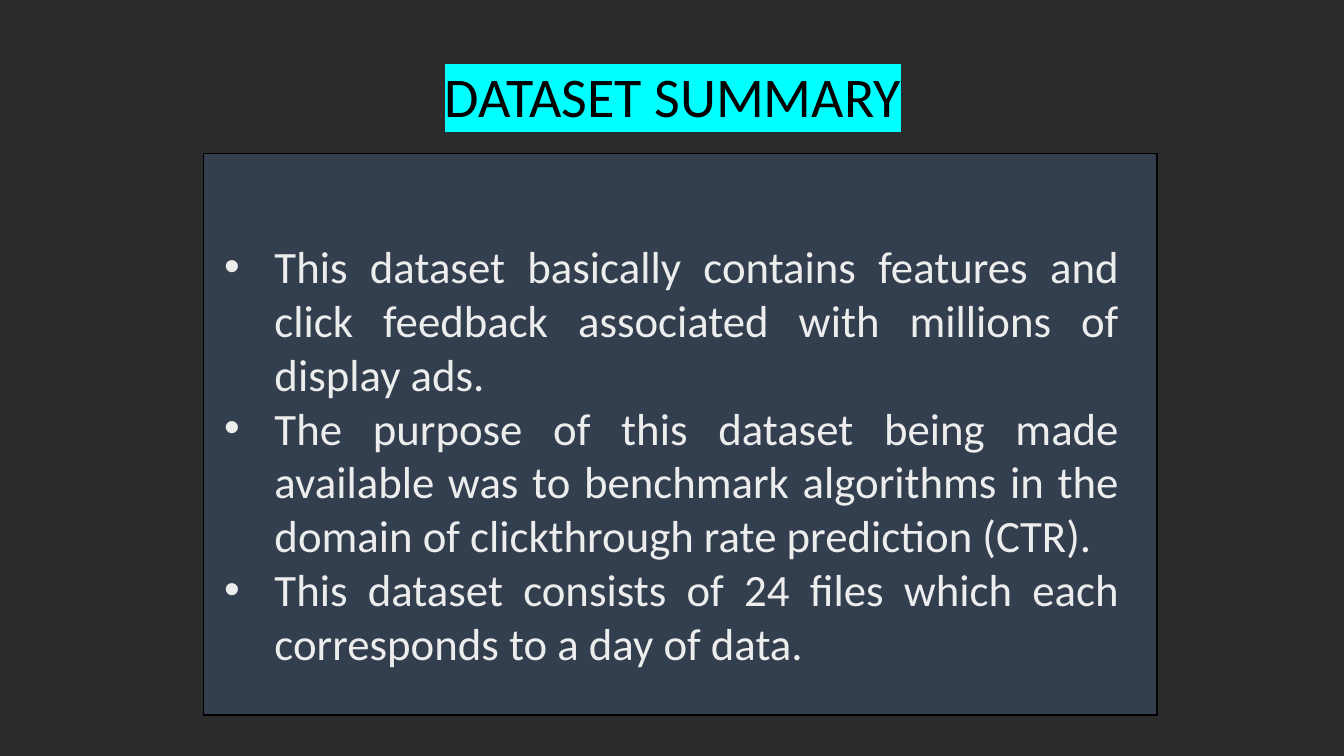
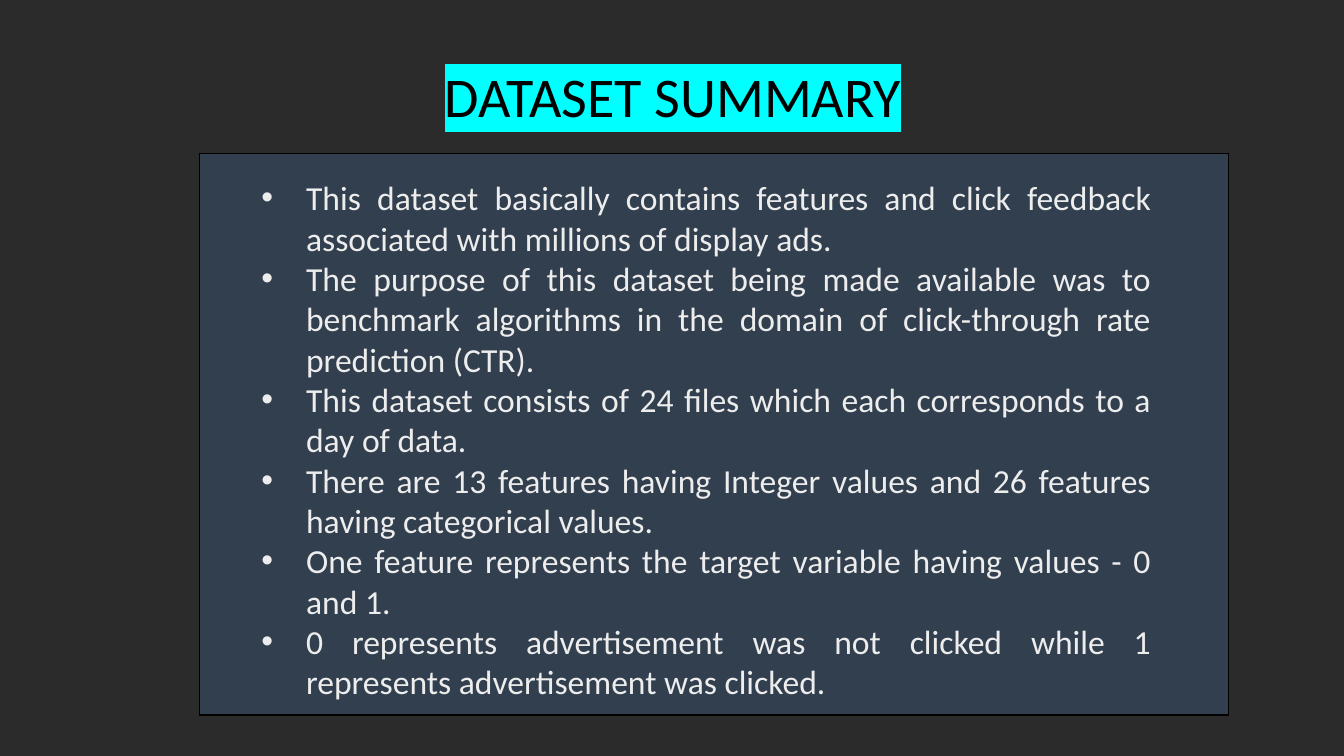
Before and after one commit to Somonnoy44/DSCI-project, a slide deck: slide 3 of DSCI Project Presentation Team 1 - Criteo Click Log Dataset.pptx. Drawn at 1344x756 pixels with LibreOffice and Linux fonts; fonts in the diff are those of the drawing; background and template pictures are left out; a plain dark background stands for a picture behind light text. Boxes give left, top, right and bottom in pixels: in the first picture for what was removed or moved away, otherwise in the second. Text is boxed around its words. In the diff, an @@ line names an element or a change of style, - is before the commit and + after.

Commit message:
Updated DSCI Project Presentation
Updated DSCI Project Presentation Team 1 - Criteo Click Log Dataset

```diff
--- a/DSCI Project Presentation Team 1 - Criteo Click Log Dataset.pptx
+++ b/DSCI Project Presentation Team 1 - Criteo Click Log Dataset.pptx
@@ rectangle: place and size @@
-rectangle at box(204, 153, 1157, 715)
+rectangle at box(200, 153, 1229, 715)
@@ rectangle at box(200, 153, 1229, 715): fill #333F50 to #323F4F @@
@@ text "This dataset basically contains features ...": place and size @@
-text "This dataset basically contains features ..." at box(274, 252, 1119, 667)
+text "This dataset basically contains features ..." at box(306, 186, 1151, 700)
@@ text at box(306, 186, 1151, 458): size 32 to 24 pt in "This dataset basically contains features and click ...", "This dataset consists of 24 files which ..."; indent changed @@
@@ text at box(306, 267, 1151, 378): text changed; size 32 to 24 pt @@
-• The purpose of this dataset being made available was to benchmark algorithms in the domain of clickthrough rate prediction (CTR).
+• The purpose of this dataset being made available was to benchmark algorithms in the domain of click-through rate prediction (CTR).
@@ text at box(306, 469, 1151, 700): paragraphs added @@
+• There are 13 features having Integer values and 26 features having categorical values.
+• One feature represents the target variable having values - 0 and 1.
+• 0 represents advertisement was not clicked while 1 represents advertisement was clicked.
```
Also in this commit, not shown: 2 other slides changed, 8 slides added, 1 slide removed.
